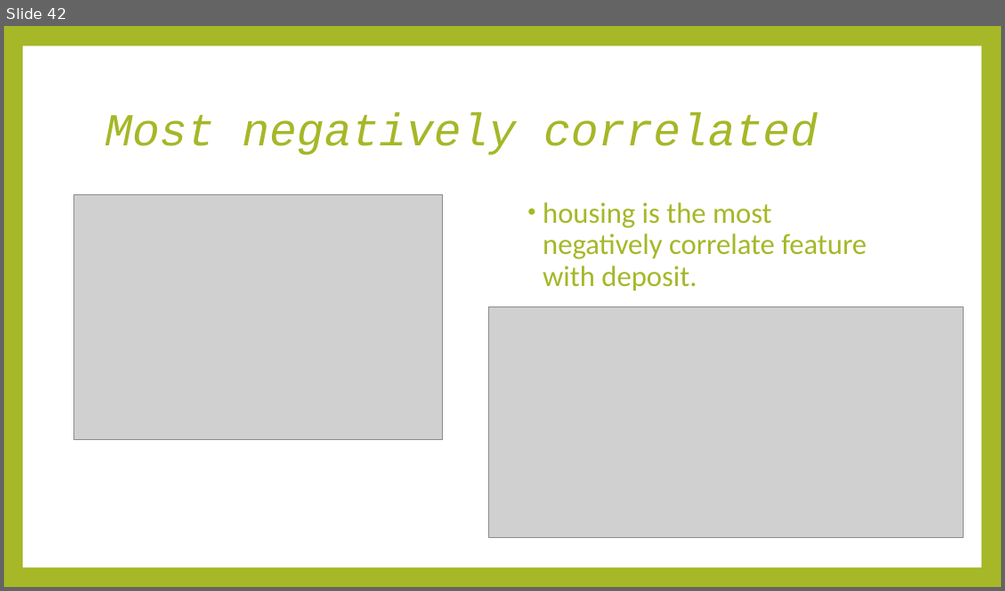
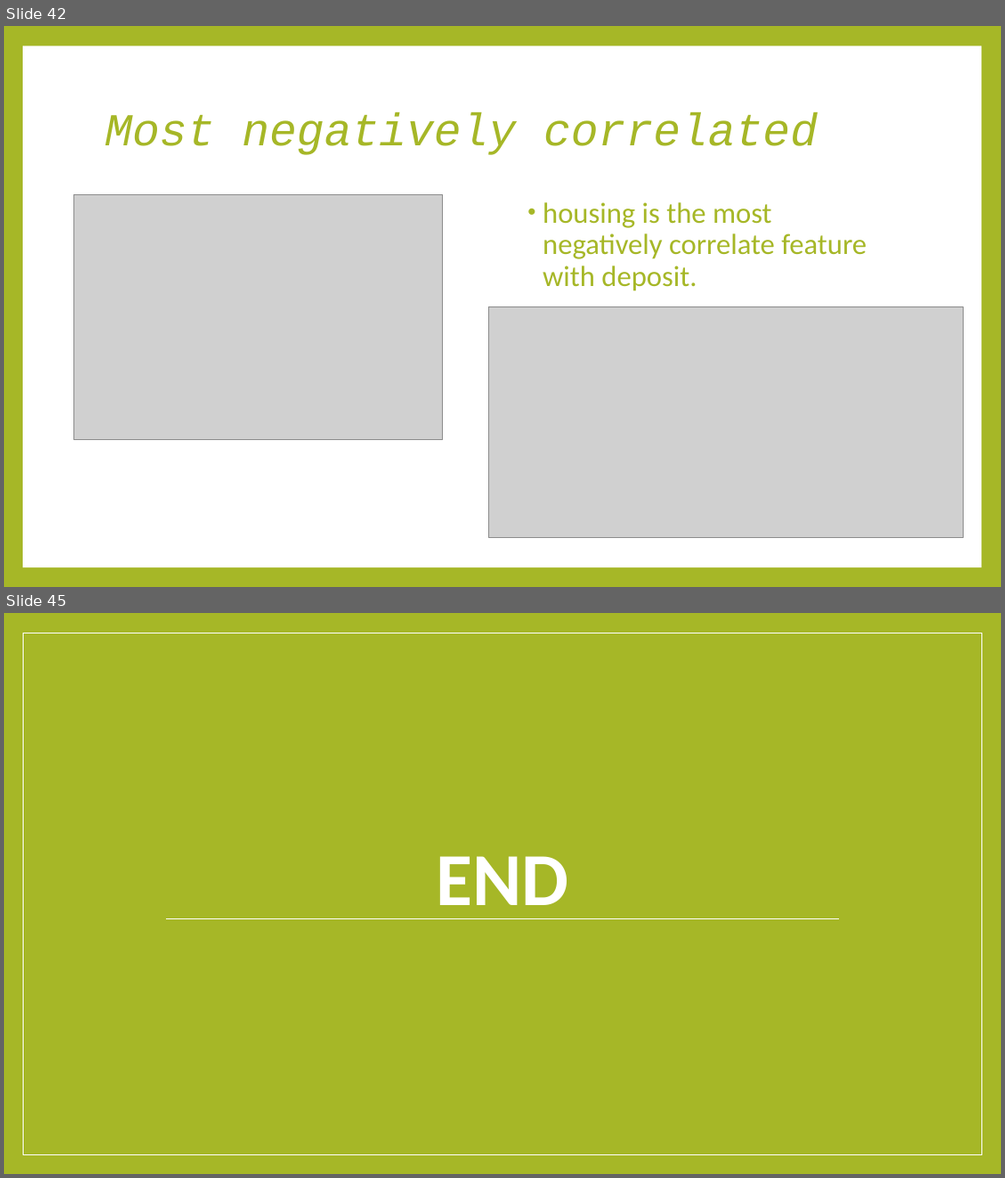
Before and after one commit to JMurage/Bank-term-deposit, a slide deck: Bank term deposit.pptx. Shown one above the other, each under a label of ours: slide 42 before the commit, slides 42 and 45 after it; the slides between them are not shown. The pictures are 1005x591 and 1005x1178 pixels, drawn with LibreOffice and Linux fonts; fonts in the diff are those of the drawing; grey boxes stand for pictures. Boxes give left, top, right and bottom in pixels: in the first picture for what was removed or moved away, otherwise in the second. Text is boxed around its words. In the diff, an @@ line names an element or a change of style, - is before the commit and + after.

```diff
--- a/Bank term deposit.pptx
+++ b/Bank term deposit.pptx
@@ slide 45 added at bbox=[4, 613, 1001, 1174], background #A6B727 @@
@@ rectangle added at bbox=[23, 633, 981, 1154], fill #A6B727, outline #FFFFFF 1 pt @@
@@ title added at bbox=[436, 856, 568, 919], 72 pt, text #FFFFFF, bold @@
+END
@@ line added from (165, 918) to (839, 918), #FFFFFF 0.79 pt @@
```
Also in this commit, not shown: 2 other slides added.
